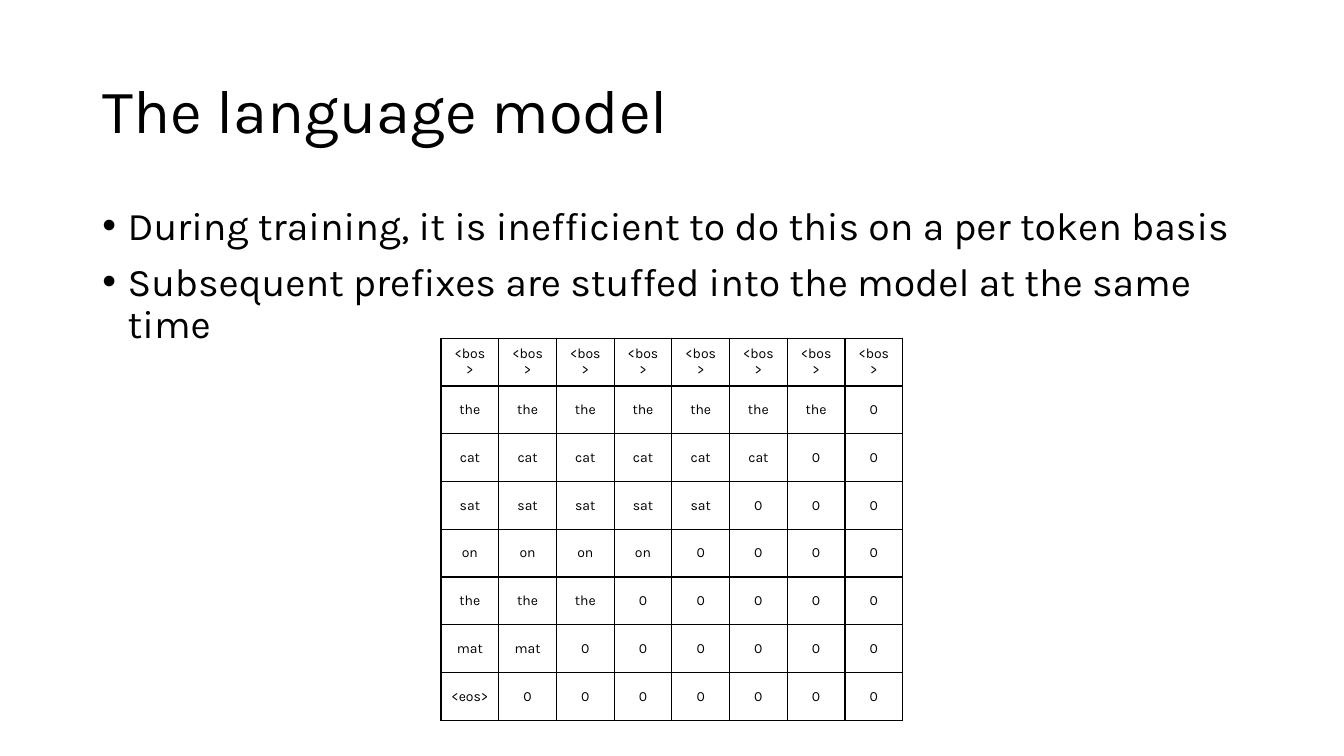
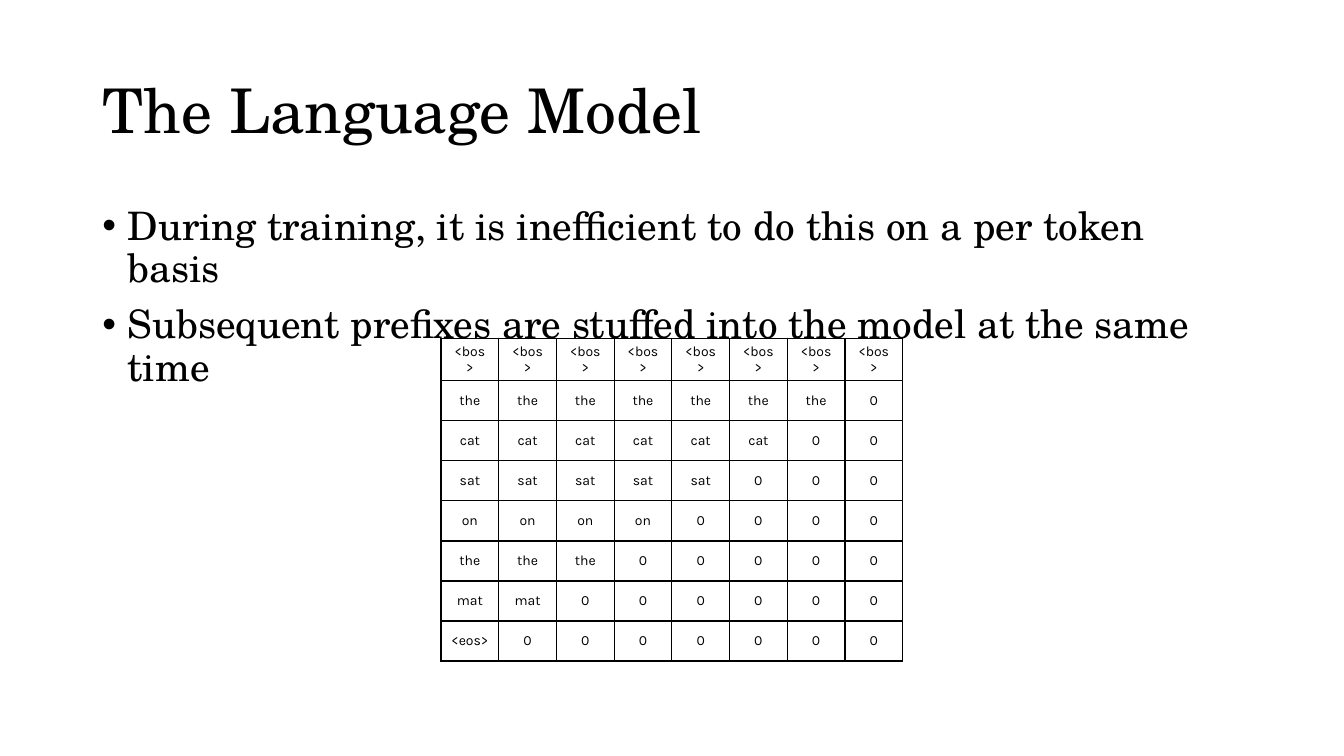
Before and after one commit to acceleratescience/large-language-models, a slide deck: slide 10 of slides/flsg/6-sampling-flsg.pptx. Drawn at 1344x756 pixels with LibreOffice and Linux fonts; fonts in the diff are those of the drawing; background and template pictures are left out. Boxes give left, top, right and bottom in pixels: in the first picture for what was removed or moved away, otherwise in the second. Text is boxed around its words. In the diff, an @@ line names an element or a change of style, - is before the commit and + after.

Commit message:
chore(slides): update formatting for 5 onwards slides

```diff
--- a/slides/flsg/6-sampling-flsg.pptx
+++ b/slides/flsg/6-sampling-flsg.pptx
@@ title at (x1=102, y1=87, x2=702, y2=146): text changed; font Karla to TeX Gyre Schola @@
-The language model
+The Language Model
@@ text "During training, it is inefficient ..." at (x1=128, y1=211, x2=1189, y2=382): font Karla to TeX Gyre Schola @@
@@ table resized from (x1=442, y1=338, x2=901, y2=720) to (x1=442, y1=338, x2=901, y2=658) @@
```
Also in this commit, not shown: 25 other slides changed, 1 other file.
